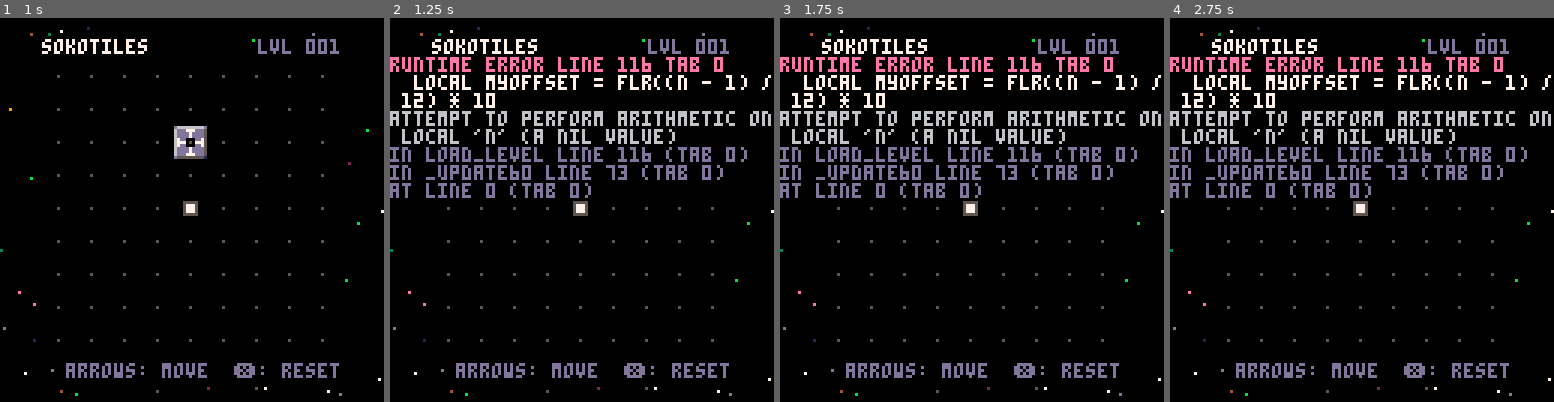
Above: before the commit, frames 1-4 (left to right).
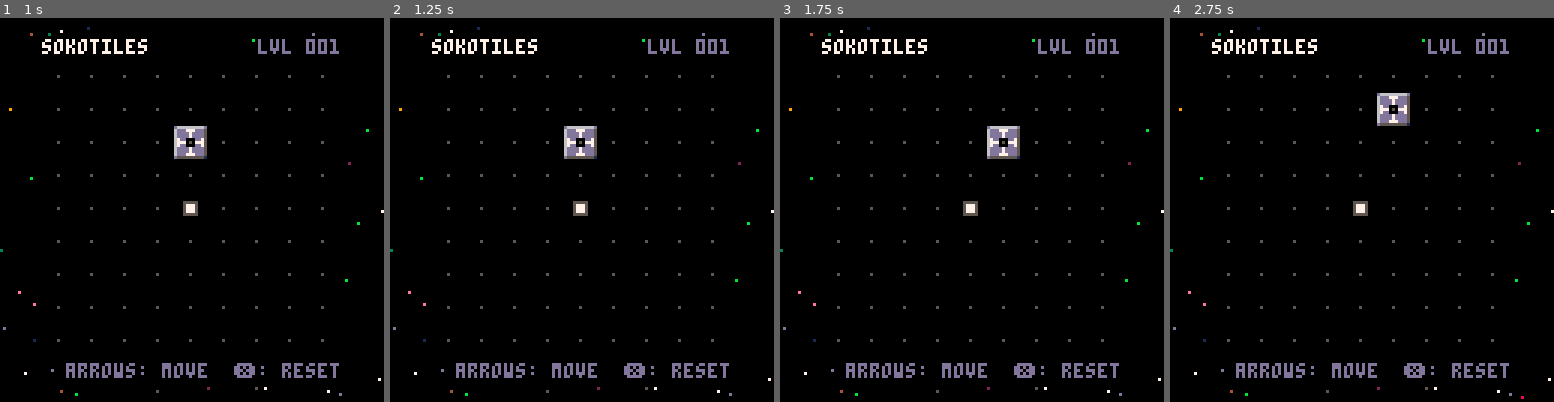
Above: after the commit, the same moments.

Repository: schoblaska/pico-8
Game: PICO-8 cartridge src/sokotiles.p8
Same seed, same stepped clock (60 frames per second), same inputs: the game is played once before the commit and once after it.
Inputs:
- Up to frame 1 (1 s): tap X (X key) at 0.33 s; tap O (Z key) at 0.7 s
- Up to frame 2 (1.25 s): tap X (X key) at 1.07 s
- Up to frame 3 (1.75 s): hold Right from 1.6 s (still down); tap O (Z key) at 1.7 s
- Up to frame 4 (2.75 s): tap X (X key) at 1.85 s; release Right at 2.1 s; tap O (Z key) at 2.1, 2.5 s; hold Up 2.15-2.42 s; hold Right from 2.47 s (still down)

Frame 1 is identical in both runs. In frame 2, 9.4% of the frame differs, in the area x 0-100%, y 10-47%; in frame 3, 9.5%; in frame 4, 9.6%, in the area x 0-100%, y 10-100%.
Error before the commit: runtime error line 116 tab 0; local myoffset = flr((n - 1) / 12) * 10; attempt to perform arithmetic on local 'n' (a nil value)

Commit message:
fix reset

Diff:
--- a/src/sokotiles.p8
+++ b/src/sokotiles.p8
@@ -73,7 +73,8 @@
       elseif btnp(3) then
         move_if_able(player.x, player.y, 0, 1, false, false)
       elseif btnp(5) and not is_won() then
-        load_level()
+        load_level(current_level)
+        reset_cache()
       elseif is_won() and more_levels() and btnp(4) then
         current_level += 1
         load_level(current_level)
